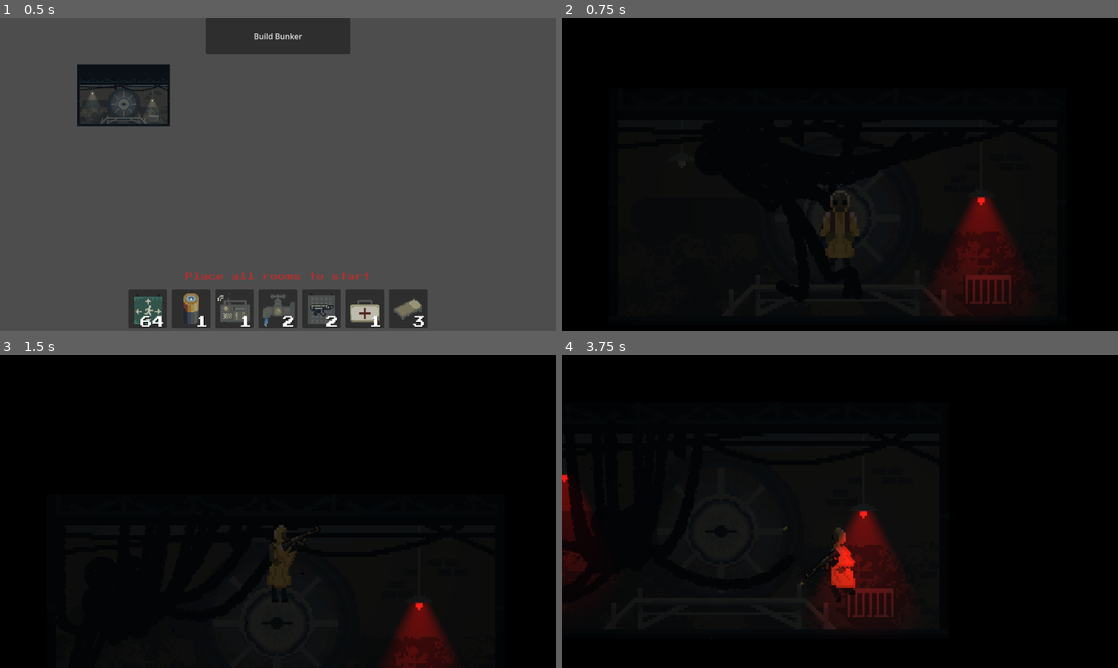
Above: before the commit, frames 1-4 (two rows, left to right).
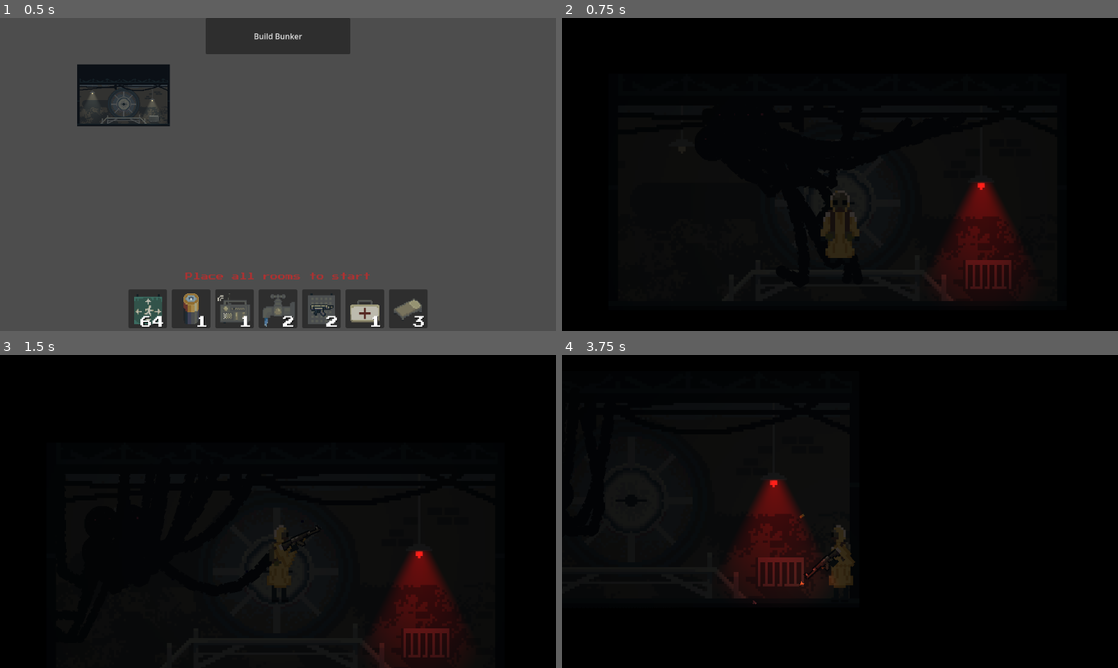
Above: after the commit, the same moments.

Repository: BearWithMePlease/spooky
Game: Godot game, scene res://scenes/bunker_builder.tscn
Two runs of this game, one before a commit and one after it. Both use one fixed random seed, a clock stepped at 60 frames per second and the inputs below. Sound files missing from this copy of the repository are replaced by a short silence.
Inputs (mouse positions are in pixels of both pictures, inside the frame that each line leads up to):
- Up to frame 1 (0.5 s): no input
- Up to frame 2 (0.75 s): click "Build Bunker" at 0.5 s
- Up to frame 3 (1.5 s): tap Enter (ui_accept) at 1.25 s; move the mouse to (400, 495) at 1.27 s; hold D (Right) from 1.28 s (still down); tap 2 (equip gun) at 1.35 s
- Up to frame 4 (3.75 s): tap Enter (ui_accept) at 1.52, 2.27 s; tap 1 (equip hands) at 1.55, 2.1 s; move the mouse to (728, 527) at 2.02 s; tap E (interact) at 2.3, 2.85 s; move the mouse to (895, 442) at 2.77 s; release D (Right) at 2.78 s; hold A (Left) 2.78-3.53 s; tap 2 (equip gun) at 3.05 s; move the mouse to (812, 574) at 3.52 s; hold D (Right) from 3.53 s (still down); click (812, 574) at 3.6 s

Frame 1 is identical in both runs. In frame 2, 1.7% of the frame differs, in the area x 65-84%, y 52-96%; in frame 3, 2.6%; in frame 4, 8.6%, in the area x 0-64%, y 38-91%.

Commit message:
fixed player

Diff:
--- a/scenes/main_scene.tscn
+++ b/scenes/main_scene.tscn
@@ -15,7 +15,6 @@
 [ext_resource type="FontFile" uid="uid://gosmfve4h532" path="res://imgs/PressStart2P-Regular.ttf" id="7_5wvvi"]
 [ext_resource type="AudioStream" uid="uid://be62gfc1nvc07" path="res://audio/sfx/footsteps/footsteps-2.mp3" id="7_ndd1u"]
 [ext_resource type="Script" path="res://scenes/monster.gd" id="7_r0p8v"]
-[ext_resource type="PackedScene" uid="uid://bdrk0gvju1eis" path="res://scenes/gun.tscn" id="7_yae1m"]
 [ext_resource type="AudioStream" uid="uid://da2qdiqee6jvq" path="res://audio/sfx/footsteps/footsteps-3.mp3" id="8_01px5"]
 [ext_resource type="AudioStream" uid="uid://oaivvndflsnd" path="res://audio/sfx/footsteps/footsteps-4.mp3" id="9_igb8x"]
 [ext_resource type="AudioStream" uid="uid://dpk8jtf88ue36" path="res://audio/sfx/footsteps/footsteps-5.mp3" id="10_nncqf"]
@@ -718,17 +717,16 @@
 [node name="Modules" type="NavigationRegion2D" parent="."]
 navigation_polygon = SubResource("NavigationPolygon_ki8cn")
 
-[node name="Player" type="CharacterBody2D" parent="." node_paths=PackedStringArray("GUN")]
+[node name="Player" type="CharacterBody2D" parent="."]
+z_index = 2
 position = Vector2(0, -2)
 collision_layer = 2
 collision_mask = 3
 script = ExtResource("4_blcld")
 MAX_SPEED = 100
 ACCELERATION = 300
-GUN = NodePath("gun")
-
-[node name="gun" parent="Player" node_paths=PackedStringArray("monster") instance=ExtResource("7_yae1m")]
-monster = NodePath("../../Monster")
+JUMP_VELOCITY = -120.0
+GRAVITY = 500.0
 
 [node name="Aura" type="PointLight2D" parent="Player"]
 energy = 0.3
--- a/scenes/monster.gd
+++ b/scenes/monster.gd
@@ -397,6 +397,7 @@
 	pass
 
 func takeDamage() -> void:
+	print("hit on monster")
 	monsterBody.setHealth(max(0, monsterBody.getHealth() - DAMAGE));
 
 func _on_modules_bake_finished() -> void:
--- a/scripts/player/bullet.gd
+++ b/scripts/player/bullet.gd
@@ -37,13 +37,12 @@
 				hit.rotation = rotation
 				get_parent().add_child(hit)
 			elif body is MonsterFace:
-				print("hello")
+				body.get_parent().get_parent().takeDamage()
 				var hit = hitBloodEmpty.instantiate()
 				hit.position = ray_cast.get_collision_point()
 				hit.rotation = rotation
 				get_parent().add_child(hit)
-				if _gun != null:
-					_gun.damageMonster();
+
 
 			queue_free()
 		else:
--- a/scripts/player/gun.gd
+++ b/scripts/player/gun.gd
@@ -13,6 +13,7 @@
 	var shots_per_second = rpm / 60.0
 	interval = 1 / shots_per_second
 	ray_cast.enabled = true
+
 
 
 var bulletEmpty = preload("res://scenes/bullet.tscn")
--- a/scripts/player/player_char.gd
+++ b/scripts/player/player_char.gd
@@ -4,9 +4,9 @@
 @export var MAX_SPEED := 300
 @export var ACCELERATION := 1500
 @export var FRICITON := 1200
-@export var JUMP_VELOCITY := -200.0
+@export var JUMP_VELOCITY := -100.0
 @export var GRAVITY := 98.0
-@export var GUN: Gun = null
+#@export var GUN: Gun = null
 @onready var axis = Vector2.ZERO
 @export var HP = 100
 @export var falldmg_multiplier = 10
@@ -102,14 +102,14 @@
 func checkGun():
 	if Input.is_action_just_pressed("equip gun") && !weaponswitchCooldown && !gun.isReloading && !gunsAreGo && !isClimbing: # worthless, no jump
 		gunsAreGo = true
-		GUN.visible = gunsAreGo
+		gun.visible = gunsAreGo
 		weaponswitchCooldown = true
 		await get_tree().create_timer(weaponswitchCooltime).timeout
 		weaponswitchCooldown = false
 
 	if Input.is_action_just_pressed("equip hands") && !weaponswitchCooldown && !gun.isReloading && gunsAreGo && !isClimbing:
 		gunsAreGo = false
-		GUN.visible = gunsAreGo
+		gun.visible = gunsAreGo
 		weaponswitchCooldown = true
 		await get_tree().create_timer(weaponswitchCooltime).timeout
 		weaponswitchCooldown = false
@@ -226,16 +226,18 @@
 	position.x = 200
 	position.y = 200
 
-	GUN.position = Vector2(0,0)
-	GUN.world = world
-	GUN.spawner = $body3
-	GUN.visible = gunsAreGo
+	gun.world = world
+	gun.spawner = $body3
+	gun.visible = gunsAreGo
 
 	$body3.flip_h = true
 
 	# flip_v of gun true == left, false == right
 
 	animation_tree.active = true
+
+	self.add_child(gun)
+
 
 func _process(delta):
 	_deafenTimer = max(0, _deafenTimer - delta);
@@ -378,7 +380,6 @@
 
 
 
-	print(isInWeapons)
 
 func _on_area_2d_area_exited(area: Area2D) -> void:
 	if area.name == "Weapons":
@@ -425,7 +426,7 @@
 
 func interact():
 	if isInWeapons && Input.is_action_just_pressed("interact"):
-		GUN.ammunition_pool_total = 200
+		gun.ammunition_pool_total = 200
 
 	if isInHospital && Input.is_action_just_pressed("interact"):
 		if HP < maxHP:
Not shown: 1 places in scenes/main_scene.tscn that only renumber resources
